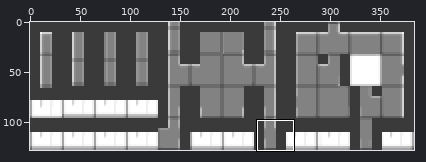
Edited in one commit: sprite sheet (test.png). Above: a wide view before the commit, with the close-up outlined.
Close-up. First the earlier version:
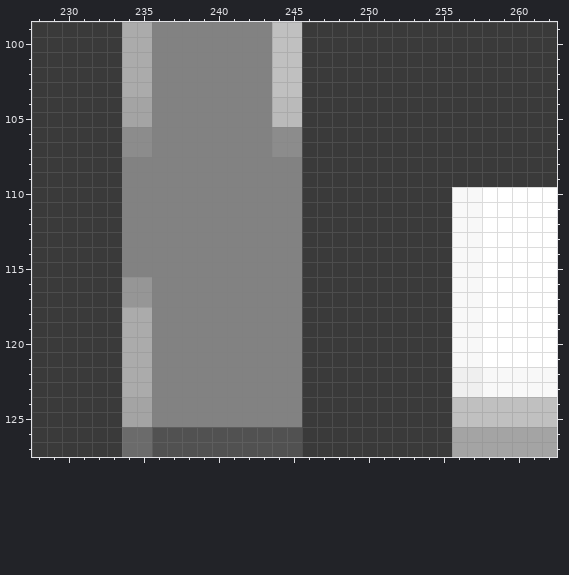
The file is 384x128 pixels. Colours within 5 levels of each other are drawn and written as one. Shown: x 228..262, y 99..127.
Now the later version:
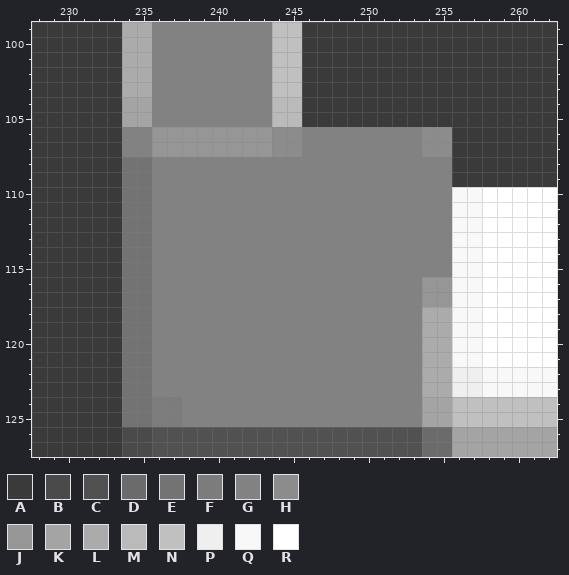
Palette (. is transparent): A #3a3a3a  B #4a4a4a  C #515151  D #6b6b6b  E #737373  F #7c7c7c  G #828282  H #8c8c8c  J #969696  K #a4a4a4  L #ababab  M #bababa  N #c0c0c0  P #efefef  Q #f8f8f8  R #ffffff
What changed:
y 106..107: x 234..243 HHGGGGGGGG -> GGJJJJJJJJ; x 246..255 AAAAAAAAAA -> GGGGGGGGHH
y 108..115: x 234..235 GG -> EE; x 246..255 AAAAAAAAAA -> GGGGGGGGGG
y 116..117: x 234..235 JJ -> EE; x 246..255 AAAAAAAAAA -> GGGGGGGGJJ
y 118..123: x 234..235 LL -> EE; x 246..255 AAAAAAAAAA -> GGGGGGGGLL
y 124..125: x 234..237 KKGG -> EEFF; x 246..255 AAAAAAAAAA -> GGGGGGGGKK
y 126..127: x 234..235 DD -> BB; x 246..255 AAAAAAAAAA -> CCCCCCCCDD
Pixel boxes of the changes (left, top, right, bottom) in both close-ups:
changed: (122, 127, 452, 457)
